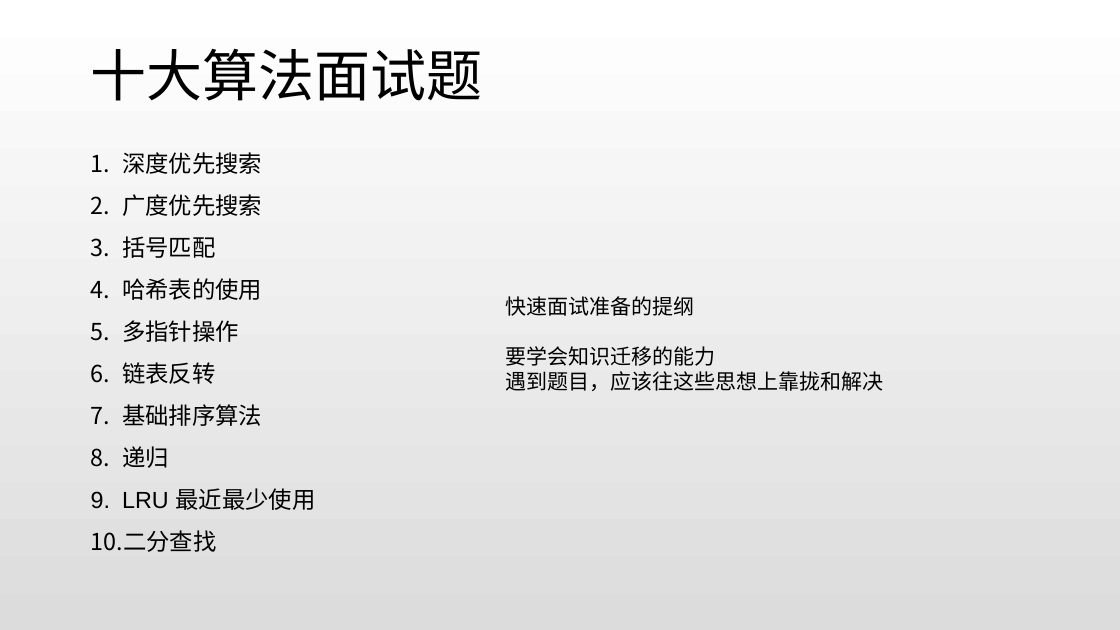
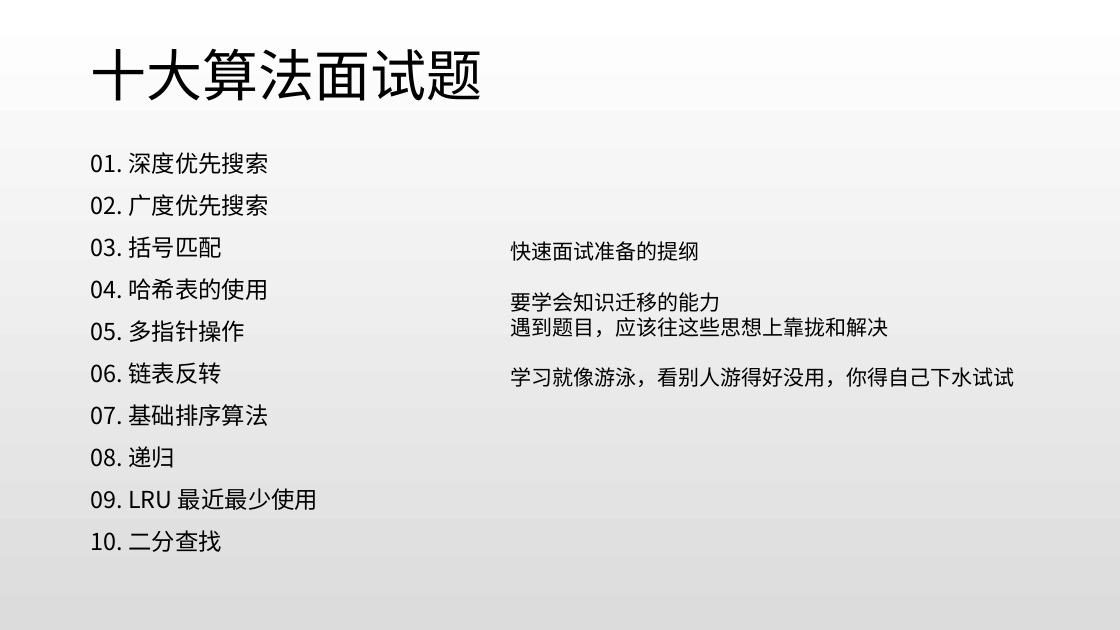
Before and after one commit to peiss/ant-learn-algorithm, a slide deck: slide 2 of 互联网公司十大算法面试题.pptx. Drawn at 1120x630 pixels with LibreOffice and Linux fonts; fonts in the diff are those of the drawing. Boxes give left, top, right and bottom in pixels: in the first picture for what was removed or moved away, otherwise in the second. Text is boxed around its words. In the diff, an @@ line names an element or a change of style, - is before the commit and + after.

```diff
--- a/互联网公司十大算法面试题.pptx
+++ b/互联网公司十大算法面试题.pptx
@@ text at [91, 152, 318, 552]: text changed; font Arial to Noto Sans CJK SC @@
-1. 深度优先搜索
-2. 广度优先搜索
-3. 括号匹配
-4. 哈希表的使用
-5. 多指针操作
-6. 链表反转
-7. 基础排序算法
-8. 递归
-9. LRU 最近最少使用
-10. 二分查找
+01. 深度优先搜索
+02. 广度优先搜索
+03. 括号匹配
+04. 哈希表的使用
+05. 多指针操作
+06. 链表反转
+07. 基础排序算法
+08. 递归
+09. LRU 最近最少使用
+10. 二分查找
@@ text "快速面试准备的提纲": place and size @@
-text "快速面试准备的提纲" at [506, 296, 884, 391]
+text "快速面试准备的提纲" at [510, 241, 1014, 387]
@@ text at [510, 367, 1014, 387]: paragraph added @@
+学习就像游泳，看别人游得好没用，你得自己下水试试
```
Also in this commit, not shown: 1 other slide changed, 4 slides added, 1 slide removed, 22 other files.
